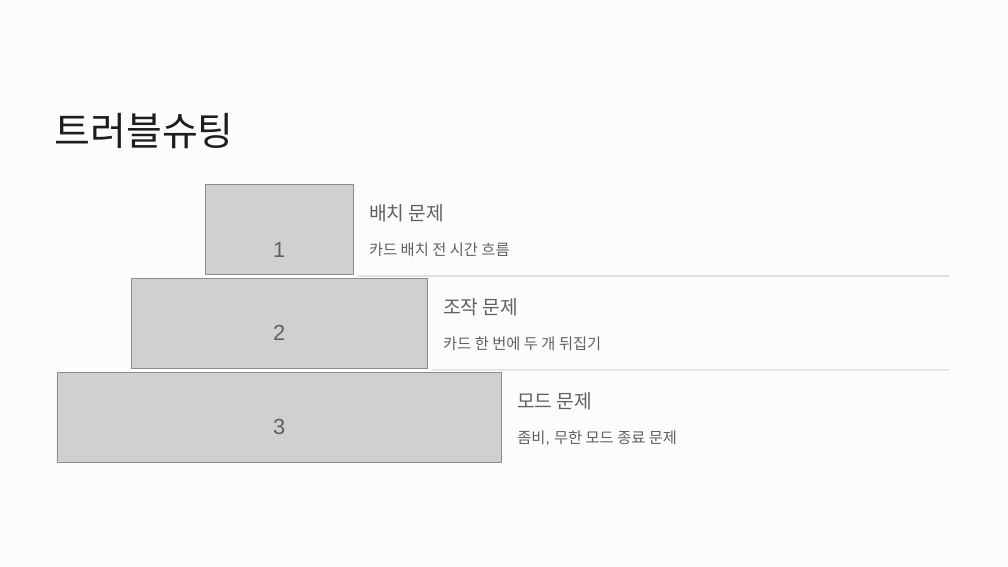
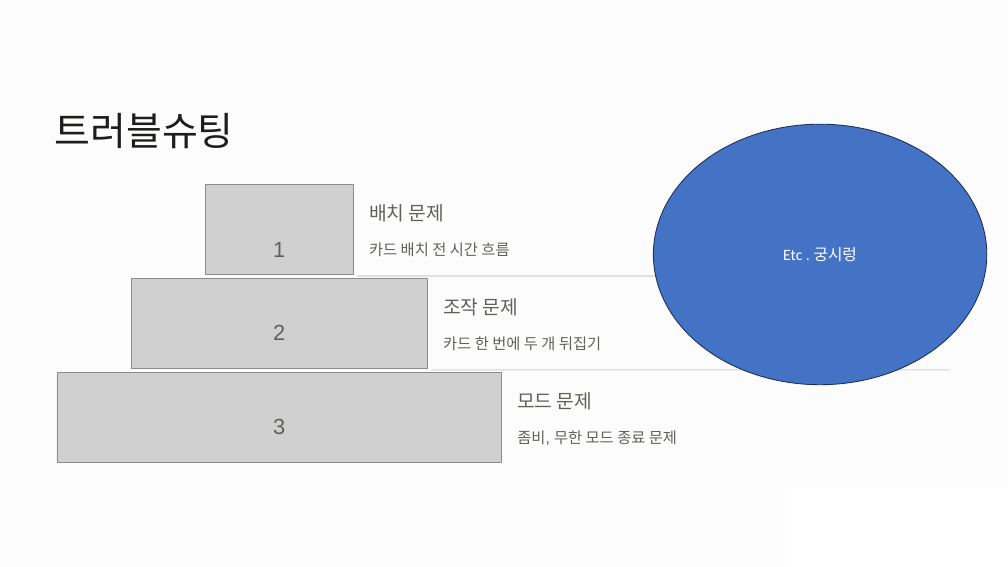
Before and after one commit to Jisooking/sparta_class10-1_git, a slide deck: slide 8 of 2D (2).pptx (slide 7 before the commit). Drawn at 1008x567 pixels with LibreOffice and Linux fonts; fonts in the diff are those of the drawing; grey boxes stand for pictures; background and template pictures are left out. Boxes give left, top, right and bottom in pixels: in the first picture for what was removed or moved away, otherwise in the second. Text is boxed around its words. In the diff, an @@ line names an element or a change of style, - is before the commit and + after.

```diff
--- a/2D (2).pptx
+++ b/2D (2).pptx
@@ ellipse added at [653,124,987,385], fill #4472C4, outline #1E3256 1 pt, 18 pt, text #FFFFFF @@
+Etc . 궁시렁
```
Also in this commit, not shown: 3 other slides changed, 5 slides added, 4 slides removed.
